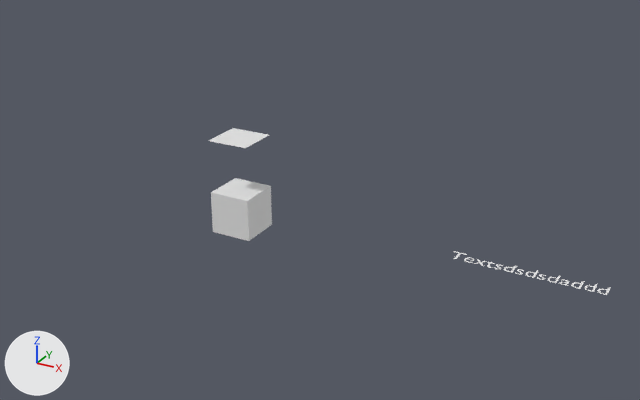
The Blender file resources/examples/custom_expression.blend as it was, and as the next commit left it.
Rendered twice from a 50 mm lens placed at (21.4, -31.4, 17.0), pointed at (4.5, -0.6, 1.6). Every picture has the same lights, and +X, +Y and +Z are marked at lower left.

The scene before the commit, as lines of its bpy script (objects in view):
```python
me_cube = bpy.data.meshes.new('Cube')
me_cube.from_pydata(...)  # a box spanning x -1.0..1.0, y -1.0..1.0, z -1.0..1.0
me_plane = bpy.data.meshes.new('Plane')
me_plane.from_pydata([(-1.0, -1.0, 0.0), (1.0, -1.0, 0.0), (-1.0, 1.0, 0.0), (1.0, 1.0, 0.0)], [], [(0, 1, 3, 2)])
txt_drg = bpy.data.curves.new('drg', 'FONT')
txt_drg.body = 'Textsdsdsdaddd'
txt_drg.fill_mode = 'FRONT'
ob_cube = bpy.data.objects.new('Cube', me_cube)
ob_cube.location = (0.0, 0.0, 0.0)
ob_plane = bpy.data.objects.new('Plane', me_plane)
ob_plane.location = (0.0, 0.0, 3.51)
ob_text = bpy.data.objects.new('Text', txt_drg)
ob_text.location = (10.22, 0.0, 0.0)
```
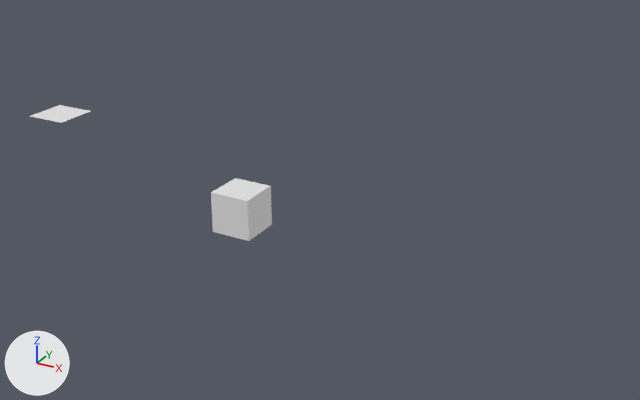
The newer file is also turned or shifted as a whole; pictures and numbers use the older file's frame.

What differs and where, as boxes (x1, y1, x2, y2) in the pictures (640 x 400 px):
'Plane', moved: before (209, 128, 269, 148); after (30, 105, 90, 123)
'Text', deleted: before (454, 251, 611, 295)

What changed in the scene script:
```text
Change ob_plane:
    ob_plane.location: (0.0, 0.0, 3.51) -> (-8.56, -2.23, 3.94)
Remove ob_text:
    ob_text = bpy.data.objects.new('Text', txt_drg)
    ob_text.location = (10.22, 0.0, 0.0)
```
